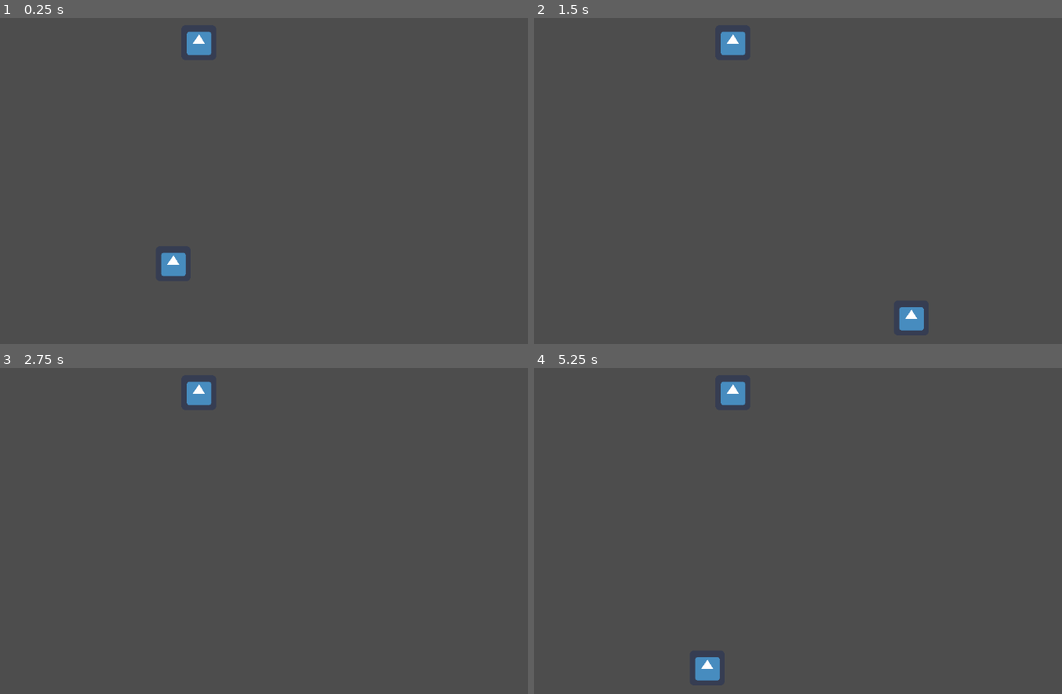
Above: before the commit, frames 1-4 (two rows, left to right).
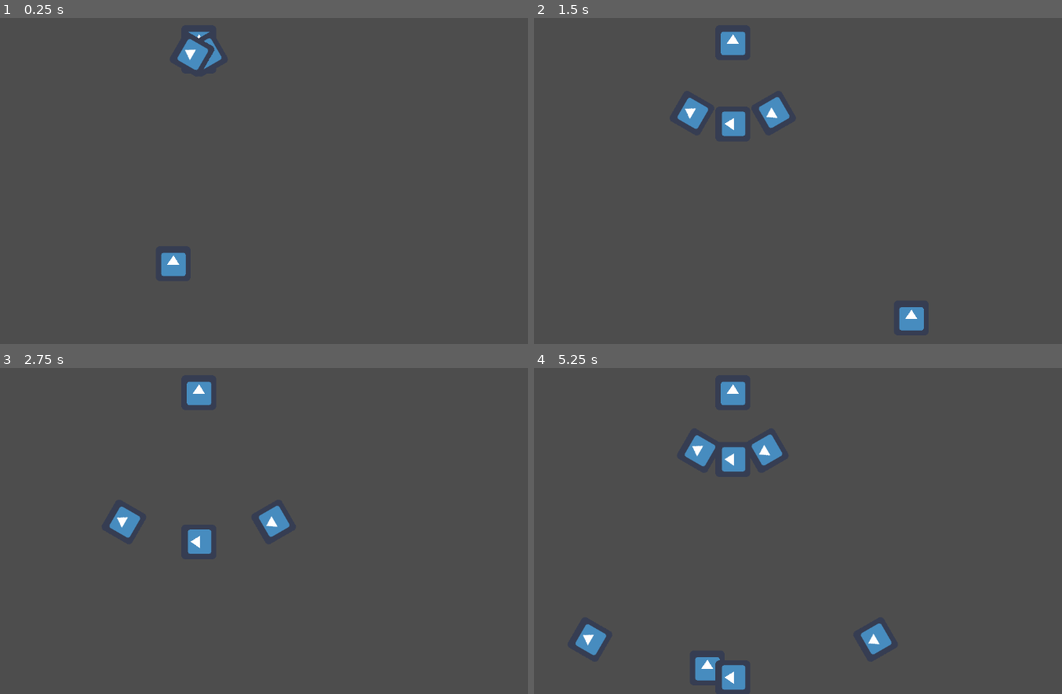
Above: after the commit, the same moments.

Repository: pham-t-alex/Timestop-Bullet-Hell
Game: Godot game, scene res://Scenes/level.tscn
The game is run twice, just before and just after one commit, with the same random seed, the same clock (stepped at 60 frames per second) and the same inputs. The engine's default icon, where the game draws it, is replaced by a stand-in: a white triangle on a blue panel in a dark square.
Inputs:
- Up to frame 1 (0.25 s): no input
- Up to frame 2 (1.5 s): hold D (Right) 0.53-1.28 s; hold S (Down) from 1.28 s (still down)
- Up to frame 3 (2.75 s): release S (Down) at 2.03 s; hold D (Right) from 2.03 s (still down)
- Up to frame 4 (5.25 s): release D (Right) at 2.78 s; hold W (Up) 2.78-3.53 s; hold A (Left) 3.53-5.03 s; hold S (Down) from 5.03 s (still down)

The runs differ from the first frame. In frame 1, 0.5% of the frame differs, in the area x 33-43%, y 4-17%; in frame 2, 1.0%; in frame 3, 1.0%; in frame 4, 2.1%, in the area x 7-68%, y 20-99%.
Error before the commit: Out of bounds get index '0' (on base: 'Array[SalvoData]') (res://Scenes/boss.gd:10)

Commit message:
salvo firing delay

Diff:
--- a/SalvoDataResources/1.tres
+++ b/SalvoDataResources/1.tres
@@ -6,21 +6,21 @@
 [sub_resource type="Resource" id="Resource_cv7n2"]
 script = ExtResource("1_q3veu")
 angle = 0.0
-velocity = 10.0
+velocity = 100.0
 relative_accel = Vector2(0, 0)
 absolute_accel = Vector2(0, 0)
 
 [sub_resource type="Resource" id="Resource_lgukg"]
 script = ExtResource("1_q3veu")
 angle = -30.0
-velocity = 10.0
+velocity = 100.0
 relative_accel = Vector2(0, 0)
 absolute_accel = Vector2(0, 0)
 
 [sub_resource type="Resource" id="Resource_b1rfe"]
 script = ExtResource("1_q3veu")
 angle = 30.0
-velocity = 10.0
+velocity = 100.0
 relative_accel = Vector2(0, 0)
 absolute_accel = Vector2(0, 0)
 
--- a/Scenes/boss.gd
+++ b/Scenes/boss.gd
@@ -1,27 +1,29 @@
 extends CharacterBody2D
 
 @export var action_set: Array[SalvoData]
-var salvoStack: Array[SalvoData]
-var salvoDelayStack: Array[int]
+var currently_executing_salvo := false
 
 signal generate_bullet(pos: Vector2, data: BulletData)
+signal completed_action
 
 func _ready() -> void:
-	_generate_bullets_from_salvo(action_set[0])
+	take_action()
 
-func _generate_bullets_from_salvo(salvo: SalvoData) -> void:
+func _generate_bullets_from_salvo(salvo: SalvoData, topLevel: bool) -> void:
 	for data in salvo.shots:
 		if data is SalvoData:
-			_generate_bullets_from_salvo(data as SalvoData)
+			_generate_bullets_from_salvo(data as SalvoData, false)
 		else:
 			var bullet_data := data as BulletData
 			generate_bullet.emit(position, bullet_data)
+	$SalvoDelay.start(salvo.delay_after_fire)
+	await $SalvoDelay.timeout
+	if topLevel:
+		completed_action.emit()
 
-func _on_bullet_delay_timeout() -> void:
-	if salvoStack.is_empty():
-		var rng := RandomNumberGenerator.new()
-		var index := rng.randi_range(0, len(action_set) - 1)
-		salvoStack.push_back(action_set[index])
-	var salvo := salvoStack.pop_back() as SalvoData
-
-	_generate_bullets_from_salvo(salvo as SalvoData)
+func take_action() -> void:
+	var rng := RandomNumberGenerator.new()
+	var index := rng.randi_range(0, len(action_set) - 1)
+	currently_executing_salvo = true
+	var salvo := action_set[index]
+	_generate_bullets_from_salvo(salvo as SalvoData, true)
--- a/Scenes/boss.tscn
+++ b/Scenes/boss.tscn
@@ -1,27 +1,13 @@
-[gd_scene load_steps=6 format=3 uid="uid://bxdumyp2eshrx"]
+[gd_scene load_steps=4 format=3 uid="uid://bxdumyp2eshrx"]
 
 [ext_resource type="Script" path="res://Scenes/boss.gd" id="1_hm6y0"]
-[ext_resource type="Resource" uid="uid://dylhqgn6afhwp" path="res://SalvoDataResources/1.tres" id="3_01c3p"]
 [ext_resource type="Texture2D" uid="uid://bwhiuu3218r88" path="res://icon.png" id="4_uil3o"]
-
-[sub_resource type="GDScript" id="GDScript_uk5nv"]
-script/source = "class_name BulletSalvoData
-extends Resource
-
-@export var delay_after_fire: float
-@export var shots: Array[BulletData]
-
-func _init():
-	delay_after_fire = 0
-	shots = []
-"
 
 [sub_resource type="RectangleShape2D" id="RectangleShape2D_foob4"]
 size = Vector2(64, 64)
 
 [node name="Boss" type="CharacterBody2D"]
 script = ExtResource("1_hm6y0")
-action_set = Array[SubResource("GDScript_uk5nv")]([ExtResource("3_01c3p")])
 
 [node name="CollisionShape2D" type="CollisionShape2D" parent="."]
 shape = SubResource("RectangleShape2D_foob4")
@@ -29,8 +15,9 @@
 [node name="Sprite2D" type="Sprite2D" parent="."]
 texture = ExtResource("4_uil3o")
 
-[node name="BulletDelay" type="Timer" parent="."]
+[node name="SalvoDelay" type="Timer" parent="."]
 one_shot = true
 autostart = true
 
-[connection signal="timeout" from="BulletDelay" to="." method="_on_bullet_delay_timeout"]
+[connection signal="completed_action" from="." to="." method="take_action"]
+[connection signal="timeout" from="SalvoDelay" to="." method="_on_action_delay_timeout"]
--- a/Scenes/level.tscn
+++ b/Scenes/level.tscn
@@ -1,8 +1,10 @@
-[gd_scene load_steps=4 format=3 uid="uid://exg7egjmhy1l"]
+[gd_scene load_steps=6 format=3 uid="uid://exg7egjmhy1l"]
 
 [ext_resource type="Script" path="res://Scenes/level.gd" id="1_24win"]
 [ext_resource type="PackedScene" uid="uid://m2nflm42k56a" path="res://Scenes/player.tscn" id="1_mqnn7"]
 [ext_resource type="PackedScene" uid="uid://bxdumyp2eshrx" path="res://Scenes/boss.tscn" id="2_owpyi"]
+[ext_resource type="Script" path="res://Scenes/salvo_data.gd" id="4_k7mtp"]
+[ext_resource type="Resource" uid="uid://dylhqgn6afhwp" path="res://SalvoDataResources/1.tres" id="5_ayise"]
 
 [node name="Level" type="Node2D"]
 script = ExtResource("1_24win")
@@ -12,6 +14,7 @@
 
 [node name="Boss" parent="." instance=ExtResource("2_owpyi")]
 position = Vector2(547, 93)
+action_set = Array[ExtResource("4_k7mtp")]([ExtResource("5_ayise")])
 
 [node name="BossBullets" type="Node2D" parent="."]
 
